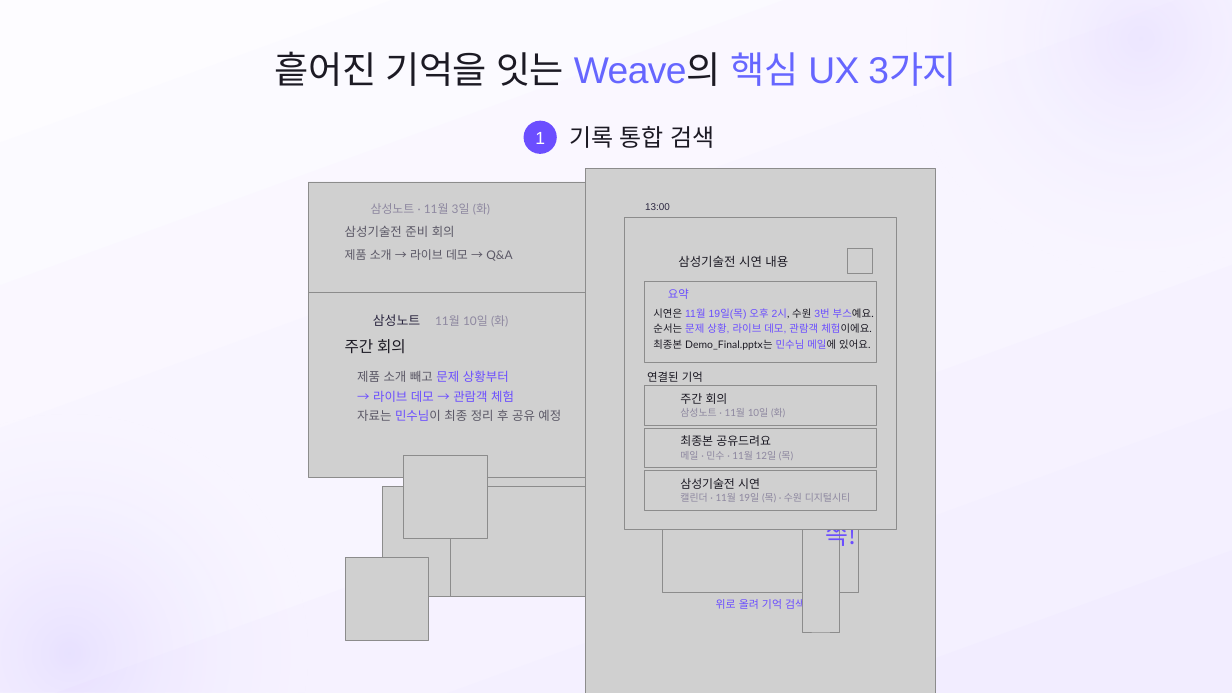
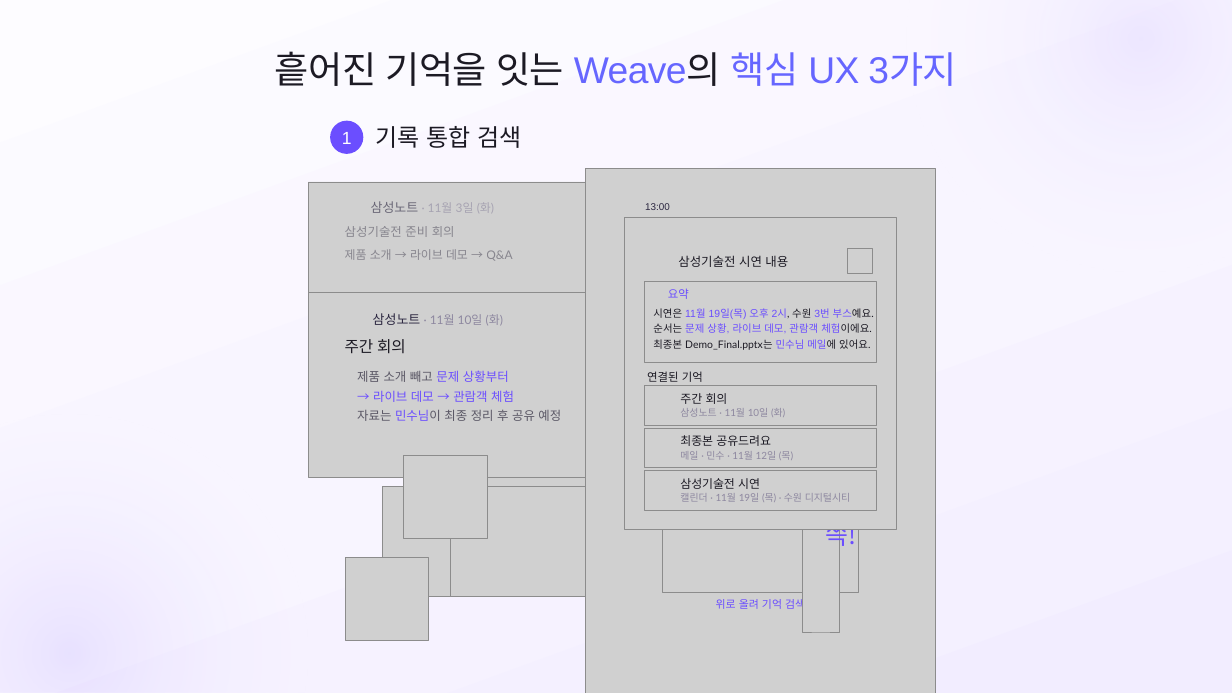
Before and after one commit to SB-Jo/t3, a slide deck: slide 1 of weave/결선준비/09_HowItWorks/HowItWorks_Argon_claude.pptx. Drawn at 1232x693 pixels with LibreOffice and Linux fonts; fonts in the diff are those of the drawing; grey boxes stand for pictures; background and template pictures are left out. Boxes give left, top, right and bottom in pixels: in the first picture for what was removed or moved away, otherwise in the second. Text is boxed around its words. In the diff, an @@ line names an element or a change of style, - is before the commit and + after.

```diff
--- a/weave/결선준비/09_HowItWorks/HowItWorks_Argon_claude.pptx
+++ b/weave/결선준비/09_HowItWorks/HowItWorks_Argon_claude.pptx
@@ 2 texts, 1 ellipse: place and size @@
-2 texts, 1 ellipse at (524, 121, 715, 154)
+2 texts, 1 ellipse at (330, 121, 521, 154)
@@ text "삼성노트 · 11월 3일 (화)" at (371, 200, 494, 214): size 9.3 to 10.1 pt, font Lato to Arial, text colour #8E88A0 to #2B2640 at 62% opacity in "삼성노트"; text colour #8E88A0 to #8E88A0 at 62% opacity in "· 11월 3일 (화)" @@
@@ text "삼성기술전 준비 회의" at (345, 226, 455, 237): text colour #5B5866 to #5B5866 at 62% opacity @@
@@ text "제품 소개 → 라이브 데모 ..." at (345, 249, 512, 261): text colour #5B5866 to #5B5866 at 62% opacity @@
@@ text at (373, 313, 503, 325): text changed; size 10.1 to 9.3 pt; font Arial to Lato; text colour #2B2640 to #8E88A0 @@
-삼성노트
+삼성노트 · 11월 10일 (화)
@@ text removed at (435, 315, 508, 326) @@
-11월 10일 (화)
```
Also in this commit, not shown: 8 other slides changed, 23 other files.
